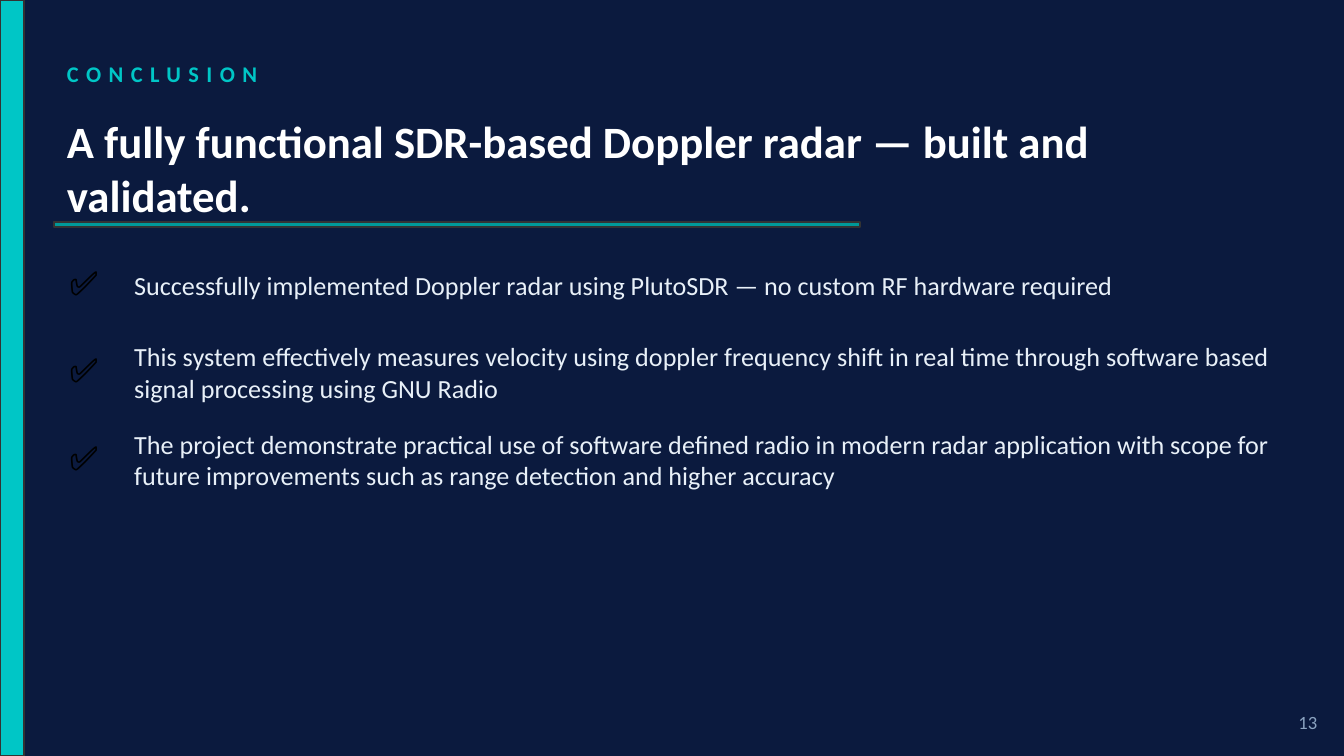
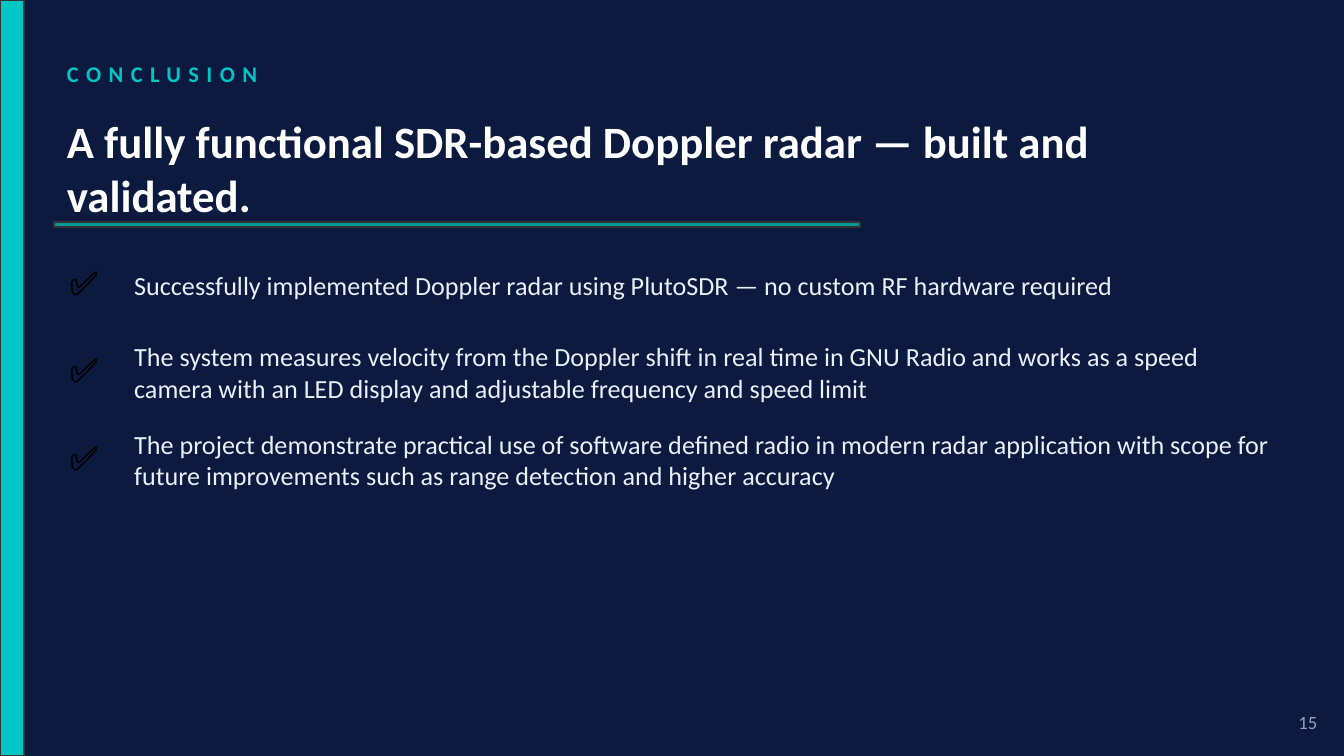
Before and after one commit to dani1560/SDR_Doppler_Radar_Pluto, a slide deck: slide 16 of docs/SDR_Doppler_Radar_CDRB.pptx khan.pptx (slide 14 before the commit). Drawn at 1344x756 pixels with LibreOffice and Linux fonts; fonts in the diff are those of the drawing. Boxes give left, top, right and bottom in pixels: in the first picture for what was removed or moved away, otherwise in the second. Text is boxed around its words. In the diff, an @@ line names an element or a change of style, - is before the commit and + after.

```diff
--- a/docs/SDR_Doppler_Radar_CDRB.pptx khan.pptx
+++ b/docs/SDR_Doppler_Radar_CDRB.pptx khan.pptx
@@ text at (134,348,1198,403): text changed @@
-This system effectively measures velocity using doppler frequency shift in real time through software based signal processing using GNU Radio
+The system measures velocity from the Doppler shift in real time in GNU Radio and works as a speed camera with an LED display and adjustable frequency and speed limit
@@ text at (1298,717,1317,729): text changed @@
-13
+15
```
Also in this commit, not shown: 8 other slides changed, 2 slides added, 6 other files.
